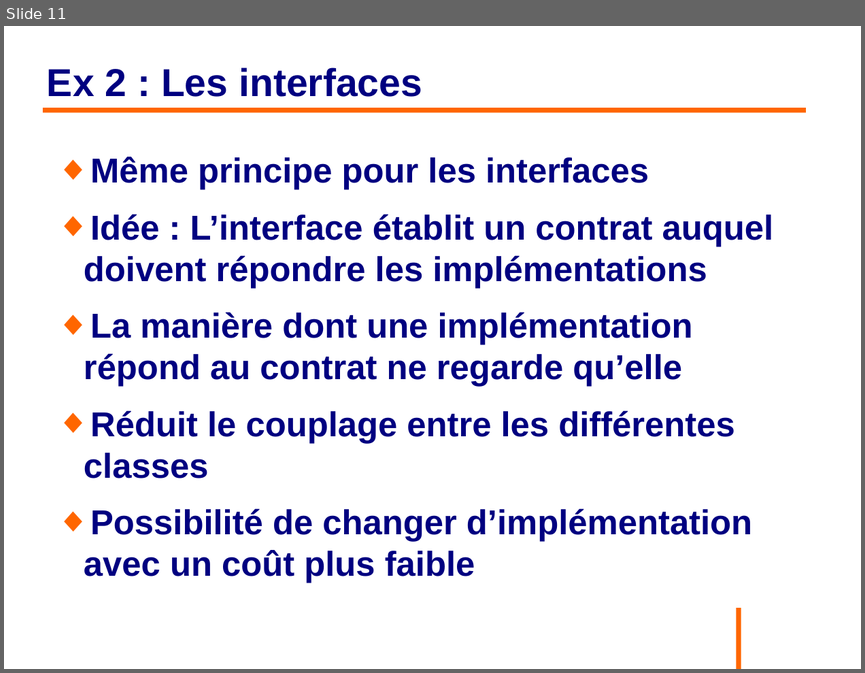
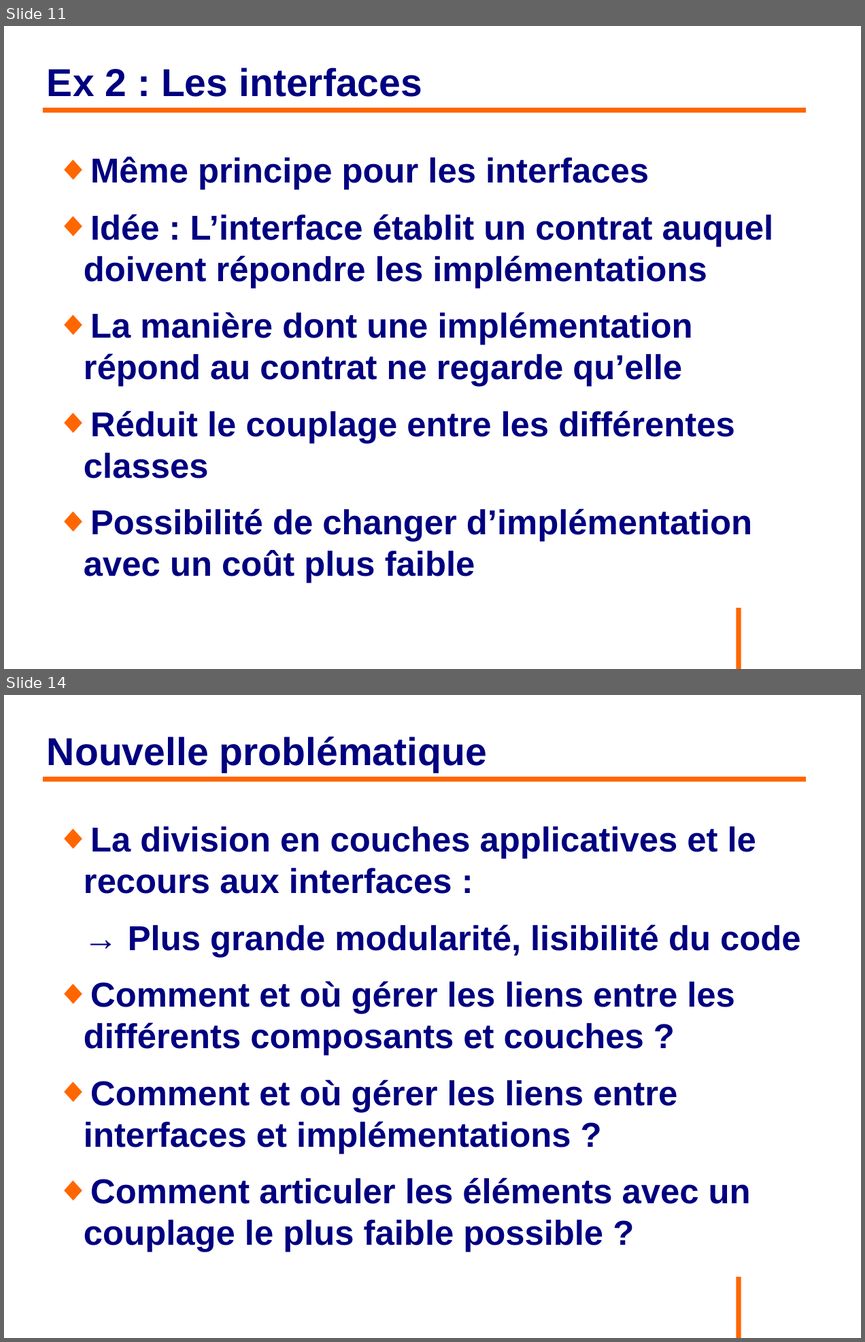
Before and after one commit to philphils/formation-spring, a slide deck: Documentation/diapo_formation_spring.odp. Shown one above the other, each under a label of ours: slide 11 before the commit, slides 11 and 14 after it; the slides between them are not shown. The pictures are 865x673 and 865x1342 pixels, drawn with LibreOffice and Linux fonts; fonts in the diff are those of the drawing; background and template pictures are left out. Boxes give left, top, right and bottom in pixels: in the first picture for what was removed or moved away, otherwise in the second. Text is boxed around its words. In the diff, an @@ line names an element or a change of style, - is before the commit and + after.

```diff
--- a/Documentation/diapo_formation_spring.odp
+++ b/Documentation/diapo_formation_spring.odp
@@ slide 14 added at (x1=4, y1=695, x2=861, y2=1338), background #FFFFFF; not listed: 1 template element that a slide beside it also shows @@
@@ title added at (x1=47, y1=736, x2=487, y2=773), 36 pt, text #000080, bold @@
+Nouvelle problématique
@@ line added from (43, 779) to (806, 779), #FF6600 4.54 pt @@
@@ text added at (x1=84, y1=826, x2=801, y2=1252), 32 pt, text #000080, bold @@
+◆ La division en couches applicatives et le recours aux interfaces :
+→ Plus grande modularité, lisibilité du code
+◆ Comment et où gérer les liens entre les différents composants et couches ?
+◆ Comment et où gérer les liens entre interfaces et implémentations ?
+◆ Comment articuler les éléments avec un couplage le plus faible possible ?
```
Also in this commit, not shown: 3 slides changed, 17 other slides added.
